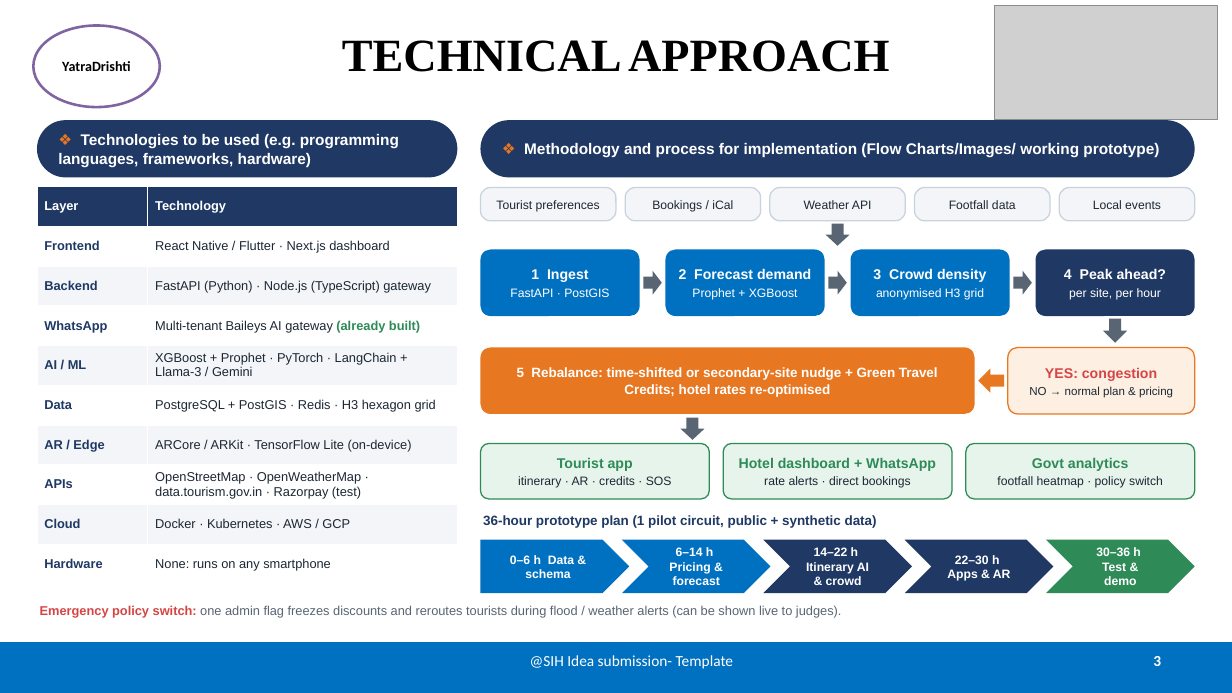
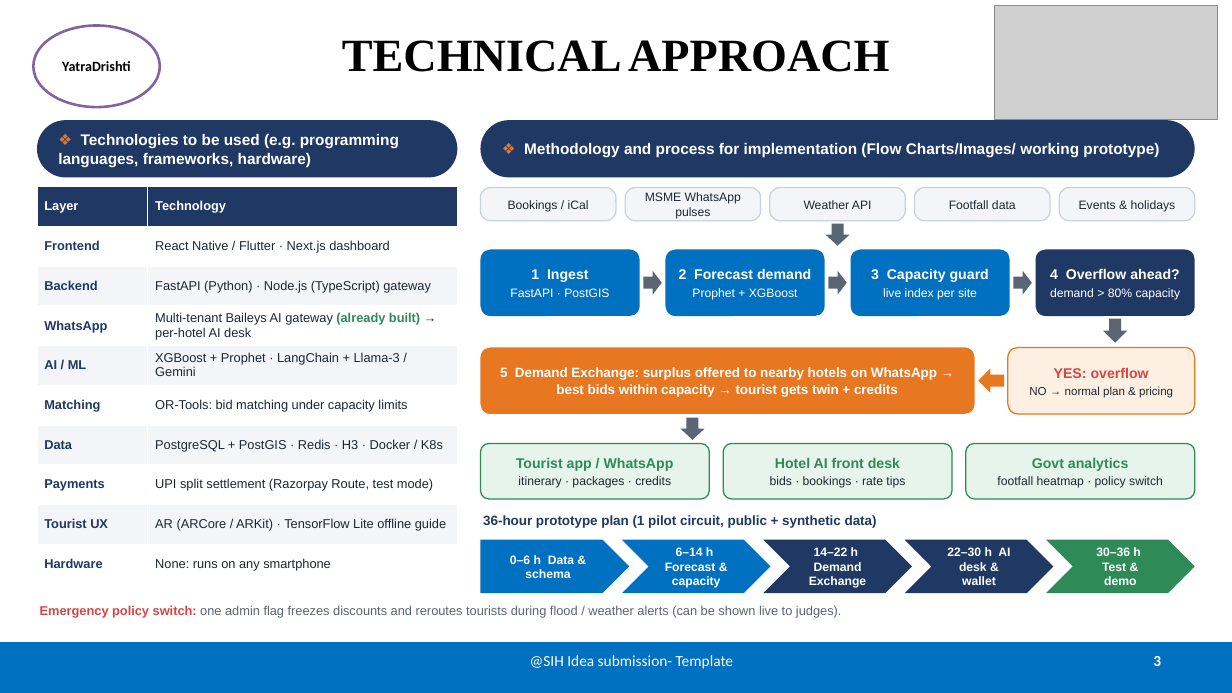
Before and after one commit to aswinvensiva-crypto/PRAHARI, a slide deck: slide 3 of SIH_Submission/YatraDrishti_SIH_Idea_Presentation.pptx. Drawn at 1232x693 pixels with LibreOffice and Linux fonts; fonts in the diff are those of the drawing; grey boxes stand for pictures. Boxes give left, top, right and bottom in pixels: in the first picture for what was removed or moved away, otherwise in the second. Text is boxed around its words. In the diff, an @@ line names an element or a change of style, - is before the commit and + after.

```diff
--- a/SIH_Submission/YatraDrishti_SIH_Idea_Presentation.pptx
+++ b/SIH_Submission/YatraDrishti_SIH_Idea_Presentation.pptx
@@ table at (37, 187, 457, 584) @@
-row 4, column 2: Multi-tenant Baileys AI gateway (already built)
+row 4, column 2: Multi-tenant Baileys AI gateway (already built) → per-hotel AI desk
-row 5, column 2: XGBoost + Prophet · PyTorch · LangChain + Llama-3 / Gemini
+row 5, column 2: XGBoost + Prophet · LangChain + Llama-3 / Gemini
-row 6, column 1: Data
+row 6, column 1: Matching
-row 6, column 2: PostgreSQL + PostGIS · Redis · H3 hexagon grid
+row 6, column 2: OR-Tools: bid matching under capacity limits
-row 7, column 1: AR / Edge
+row 7, column 1: Data
-row 7, column 2: ARCore / ARKit · TensorFlow Lite (on-device)
+row 7, column 2: PostgreSQL + PostGIS · Redis · H3 · Docker / K8s
-row 8, column 1: APIs
+row 8, column 1: Payments
-row 8, column 2: OpenStreetMap · OpenWeatherMap · data.tourism.gov.in · Razorpay (test)
+row 8, column 2: UPI split settlement (Razorpay Route, test mode)
-row 9, column 1: Cloud
+row 9, column 1: Tourist UX
-row 9, column 2: Docker · Kubernetes · AWS / GCP
+row 9, column 2: AR (ARCore / ARKit) · TensorFlow Lite offline guide
@@ rounded rectangle "Bookings / iCal": place and size @@
-rounded rectangle "Bookings / iCal" at (626, 188, 762, 221)
+rounded rectangle "Bookings / iCal" at (481, 188, 616, 221)
@@ rounded rectangle removed at (481, 188, 616, 221) @@
-Tourist preferences
@@ rounded rectangle added at (626, 188, 762, 221), fill #F3F5F8, outline #C9D3DD 1 pt, 9.5 pt, text #1C2733 @@
+MSME WhatsApp pulses
@@ text in rounded rectangle at (1079, 200, 1176, 212): text changed @@
-Local events
+Events & holidays
@@ text in rounded rectangle at (871, 268, 989, 300): text changed @@
-3 Crowd density
-anonymised H3 grid
+3 Capacity guard
+live index per site
@@ text in rounded rectangle at (1050, 268, 1181, 300): text changed @@
-4 Peak ahead?
-per site, per hour
+4 Overflow ahead?
+demand > 80% capacity
@@ text in rounded rectangle at (500, 367, 937, 397): text changed @@
-5 Rebalance: time-shifted or secondary-site nudge + Green Travel Credits; hotel rates re-optimised
+5 Demand Exchange: surplus offered to nearby hotels on WhatsApp → best bids within capacity → tourist gets twin + credits
@@ text in rounded rectangle at (1054, 368, 1149, 378): text changed @@
-YES: congestion
+YES: overflow
@@ text in rounded rectangle at (516, 457, 674, 488): text changed @@
-Tourist app
-itinerary · AR · credits · SOS
+Tourist app / WhatsApp
+itinerary · packages · credits
@@ text in rounded rectangle at (770, 457, 905, 488): text changed @@
-Hotel dashboard + WhatsApp
-rate alerts · direct bookings
+Hotel AI front desk
+bids · bookings · rate tips
@@ text in chevron at (665, 547, 721, 588): text changed @@
-6–14 h Pricing & forecast
+6–14 h Forecast & capacity
@@ text in chevron at (809, 547, 866, 588): text changed @@
-14–22 h Itinerary AI & crowd
+14–22 h Demand Exchange
@@ text in chevron at (947, 547, 1010, 585): text changed @@
-22–30 h Apps & AR
+22–30 h AI desk & wallet
```
Also in this commit, not shown: 4 other slides changed, 2 other files.
